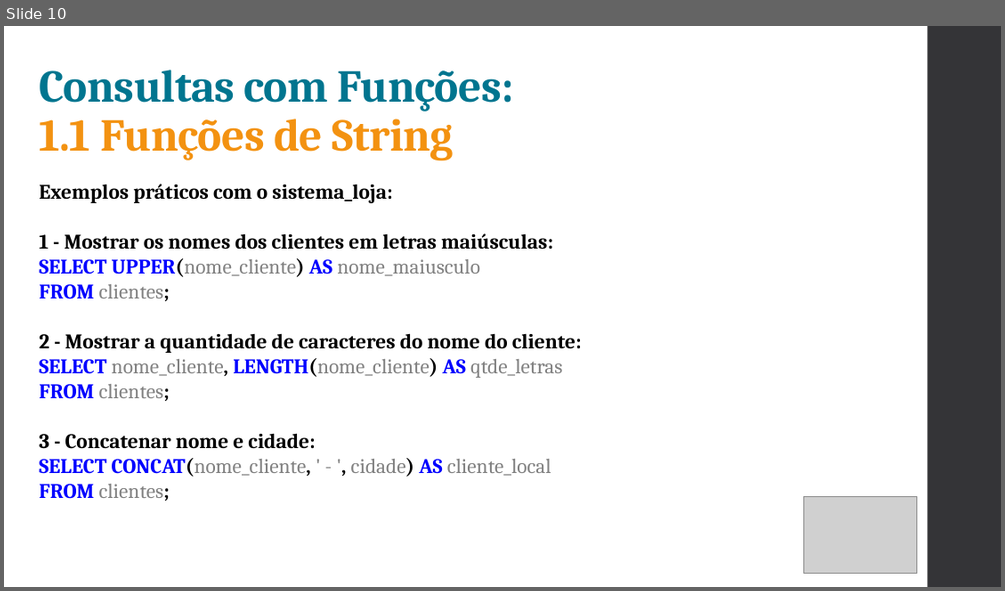
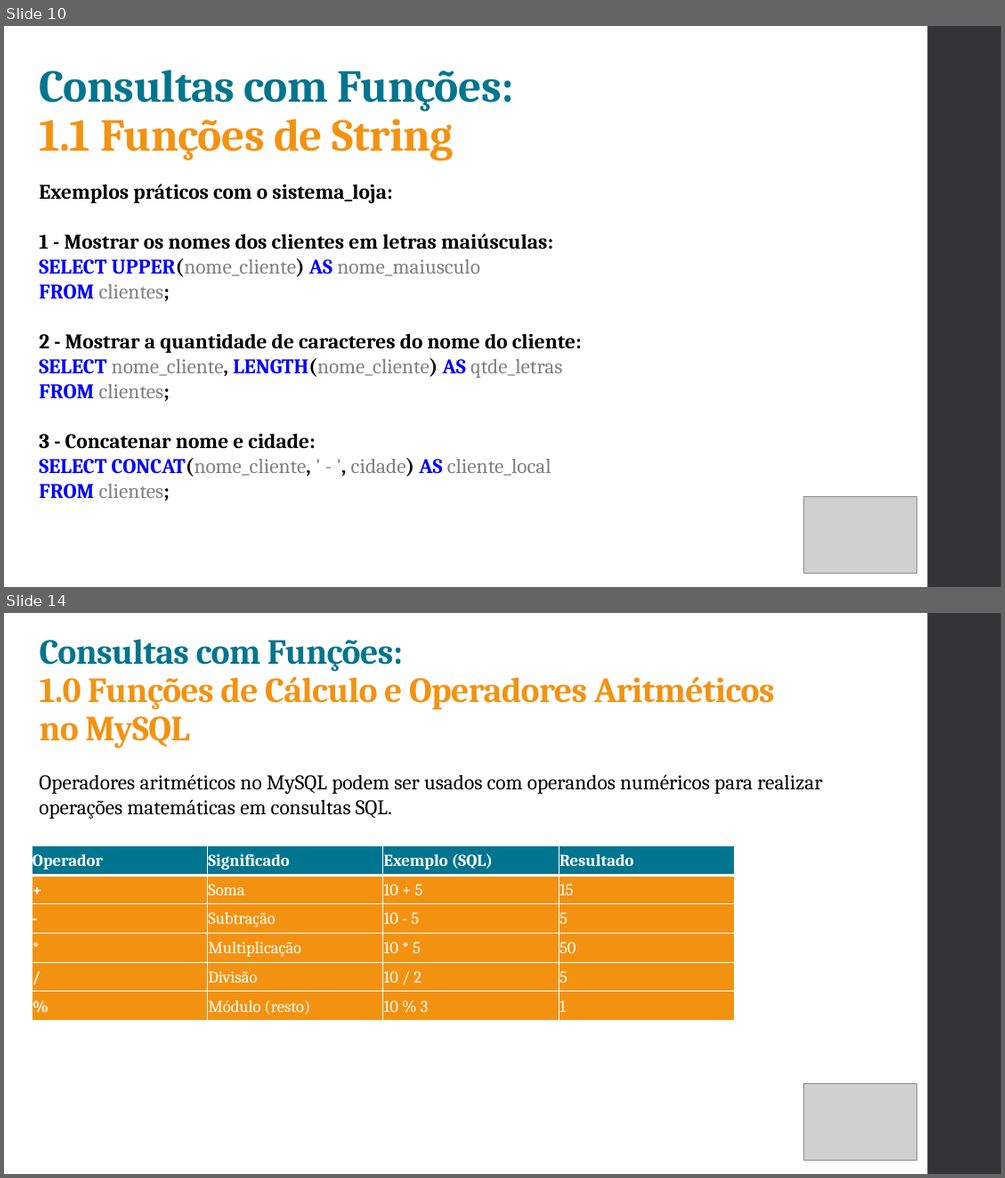
Before and after one commit to ruanSTT/database-mysql, a slide deck: Aula 03/Aula03.pptx. Shown one above the other, each under a label of ours: slide 10 before the commit, slides 10 and 14 after it; the slides between them are not shown. The pictures are 1005x591 and 1005x1178 pixels, drawn with LibreOffice and Linux fonts; fonts in the diff are those of the drawing; grey boxes stand for pictures. Boxes give left, top, right and bottom in pixels: in the first picture for what was removed or moved away, otherwise in the second. Text is boxed around its words. In the diff, an @@ line names an element or a change of style, - is before the commit and + after.

```diff
--- a/Aula 03/Aula03.pptx
+++ b/Aula 03/Aula03.pptx
@@ slide 14 added at (4,613,1001,1174), background #FFFFFF; not listed: 1 template element that a slide beside it also shows @@
@@ title added at (40,639,775,748), 34 pt, text #F39211, bold @@
+Consultas com Funções:
+1.0 Funções de Cálculo e Operadores Aritméticos no MySQL
@@ text added at (39,774,822,819), 20 pt, text #000000 @@
+Operadores aritméticos no MySQL podem ser usados com operandos numéricos para realizar operações matemáticas em consultas SQL.
@@ table added at (32,845,735,1021), 6 rows, 4 columns @@
+Operador | Significado | Exemplo (SQL) | Resultado
++ | Soma | 10 + 5 | 15
+- | Subtração | 10 - 5 | 5
+* | Multiplicação | 10 * 5 | 50
+/ | Divisão | 10 / 2 | 5
+% | Módulo (resto) | 10 % 3 | 1
@@ picture added at (803,1083,917,1159) @@
```
Also in this commit, not shown: 1 slide changed, 9 other slides added, 1 other file.
